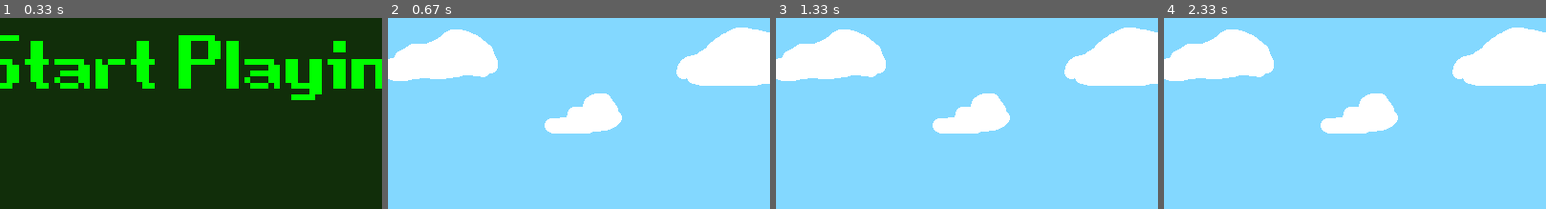
Above: before the commit, frames 1-4 (left to right).
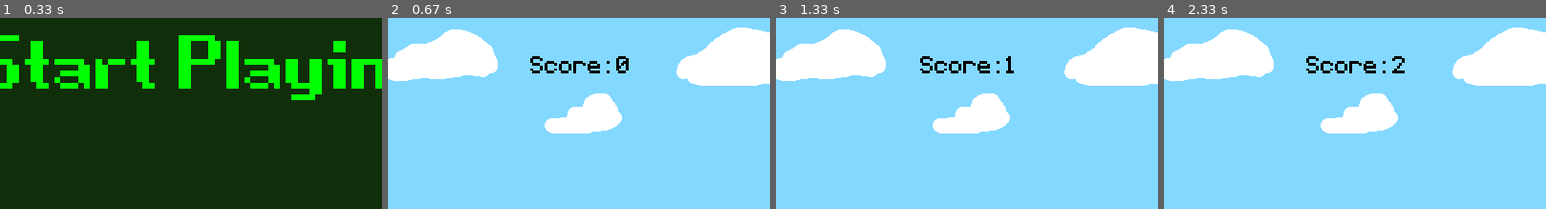
Above: after the commit, the same moments.

Repository: Casterrr/dinorun
Game: pygame game, started from main.py
The game is run twice, just before and just after one commit, with the same random seed, the same clock (stepped at 60 frames per second) and the same inputs.
Inputs:
- Up to frame 1 (0.33 s): no input
- Up to frame 2 (0.67 s): hold Up from 0.33 s (still down)
- Up to frame 3 (1.33 s): release Up at 0.8 s; hold Up 0.83-1.2 s; hold Up from 1.23 s (still down)
- Up to frame 4 (2.33 s): release Up at 1.53 s; hold Up 1.57-1.93 s; hold Up 1.97-2.27 s; hold Up from 2.3 s (still down)
The pictures show only the part of the screen within x 25-75%, y 0-50%; the shares and areas given below are measured in that part.

Frame 1 is identical in both runs. In frame 2, 0.8% of the frame differs, in the area x 37-63%, y 20-29%; in frame 3, 0.7%; in frame 4, 0.8%.

Commit message:
scoreFuncional
Jogo com score funcional, mostrando ao jogador sua pontuação durante o jogo e ao final.

Diff:
--- a/main.py
+++ b/main.py
@@ -98,6 +98,19 @@
     obstacle_rectangles = []
     return obstacle_rectangles
 
+font = fonte_do_jogo(40)
+score = 0
+start_offset = 0
+##Função para mostrar score
+def display_score():
+    if active == True:
+        score = (py.time.get_ticks() - start_offset)//1000
+        score_surface = font.render(f'Score: {str(score)}', False, 'black')
+        score_rectangle = score_surface.get_rect(midtop = (400, 40))
+        tela.blit(score_surface, score_rectangle)
+    return score
+
+
 def show_initial_game_screen():
     '''
     Exibe tela inicial do jogo.
@@ -108,9 +121,11 @@
     tela.blit(start_text, (260, 370))
     py.display.flip()
 
-def show_game_over_screen(game_over_text):
+def show_game_over_screen(game_over_text, score):
     tela.fill('#112e0a')
     tela.blit(game_over_text, (200, -20))
+    score_final = fonte_inicio_fim_do_jogo(60).render(f"Your score: {str(score)}", False, 'white')
+    tela.blit(score_final, (300, 100))
     tela.blit(restart_text, (190, 370))
     py.display.flip()
 
@@ -135,6 +150,7 @@
         break
 
 while True:
+    active = True
     for event in py.event.get():
         if event.type == py.QUIT:
             py.quit()
@@ -148,6 +164,7 @@
         if event.type == py.KEYDOWN:
             if has_collided_with_obstacles(dino_rectangle, object_rect_list):
                 object_rect_list = restart_game(object_rect_list)
+                start_offset = py.time.get_ticks()
 
         '''
         Adiciona o obstáculo pedra na lista de obstáculos que serão desenhados na tela após certo período de tempo.
@@ -171,10 +188,14 @@
         # Obstacle movement
         object_rect_list = object_movement(object_rect_list)
 
+        ##Mostra a pontuação
+        score = display_score()
         #Atualiza todos os componentes da tela.
         py.display.flip()
 
         #Define o FPS (Frames per Second - Quadros por Segundo) do jogo.
         clock.tick(60)
     else:
-        show_game_over_screen(game_over_text)
+
+        active = False
+        show_game_over_screen(game_over_text, score)
